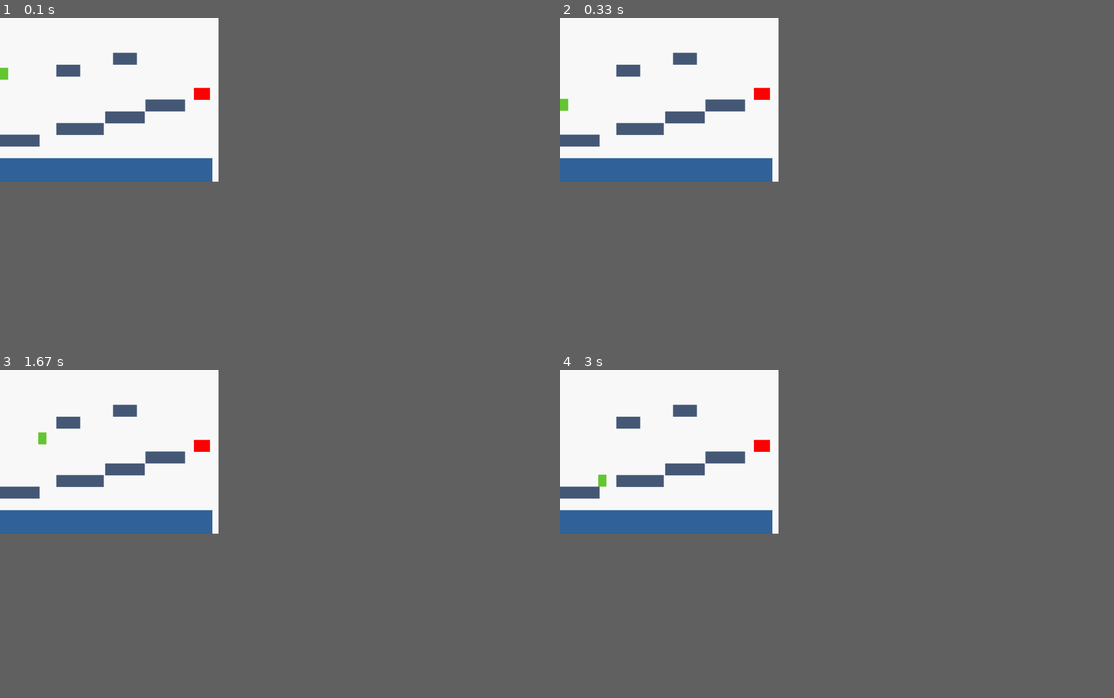
Above: before the commit, frames 1-4 (two rows, left to right).
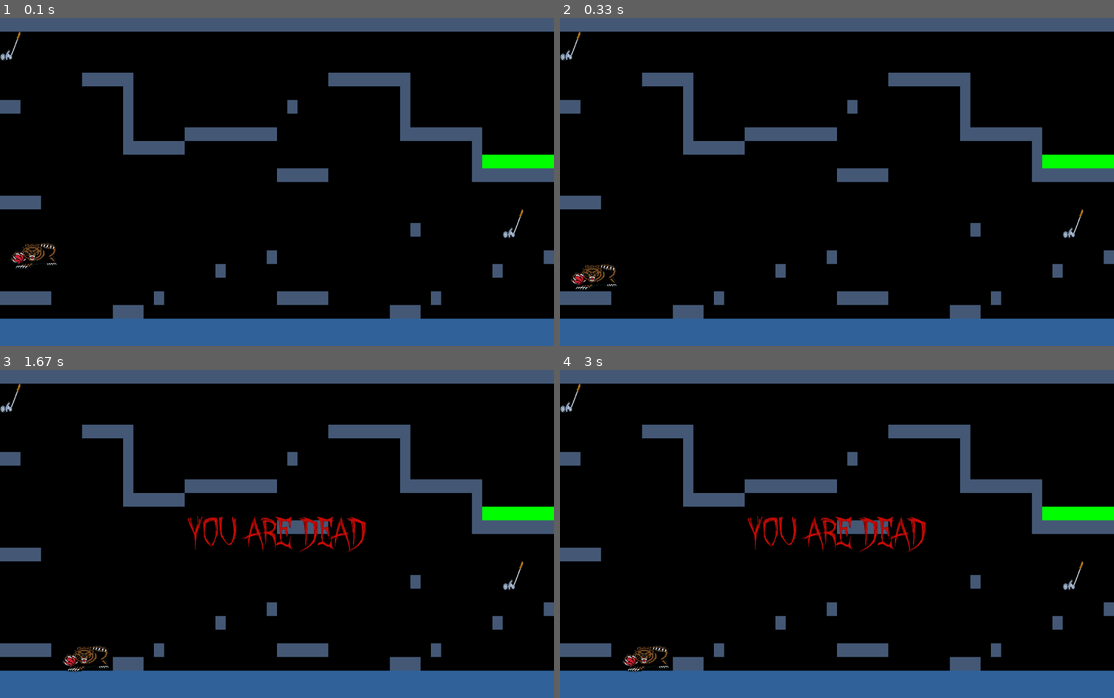
Above: after the commit, the same moments.

Repository: josephbirkner/planet-of-the-grizzlies
Game: pygame game, started from planet_of_the_grizzlies/prototype.py
The game is run twice, just before and just after one commit, with the same random seed, the same clock (stepped at 60 frames per second) and the same inputs.
Inputs:
- Up to frame 1 (0.1 s): no input
- Up to frame 2 (0.33 s): no input
- Up to frame 3 (1.67 s): tap Space at 0.33, 0.73, 1.03, 1.23, 1.53 s; hold E 0.67-1.13 s; hold Right 0.67-1.13 s; hold Right 1.17-1.63 s
- Up to frame 4 (3 s): no input
In our replay, the window is 355x266 before the commit and 900x533 after it. These sizes can differ from the game's own. Grey fills any space a smaller window leaves; there, only what the larger window draws over its background counts as a difference.

The runs differ from the first frame. In frame 1, 37% of the frame differs, in the area x 0-100%, y 0-100%; in frame 2, 37%; in frame 3, 38%; in frame 4, 38%.

Commit message:
Worked on PotG prototype

Diff:
--- a/planet_of_the_grizzlies/planet_of_the_grizzlies.txt
+++ b/planet_of_the_grizzlies/planet_of_the_grizzlies.txt
@@ -19,3 +19,24 @@
 Die Betätigung eines versteckten Schalters öffnet eine Tür
 Eine zu lösende Abfolge von Aktionen lässt eine Truhe sich öffnen
 Öffnung einer Tür, während der andere Spieler einen Hebel betätigt
+
+
+Overarching Story: The Humans attack the Grizzlies. Defend.
+-----------------------------------------------------------
+Per-Level Settings: Planet, Human Camp, Space
+-> Different physical properties, combat demands
+   - Gravity (No gravity in space)
+   - Stealth
+   - Interaction (Intensity of RPG Elements)
+   - Combat styles (Hand-to-hand, Long range)
+-----------------------------------------------------------
+Cooperative Motivation:
+-> Combat
+-> Character specialization (Wise, Angry, Smart)
+   - Translates to physical properties (Health, Stealth, Stamina, Strength)
+-> Puzzle Solving
+-----------------------------------------------------------
+High frequency rewards:
+-> Enemies react satisfyingly to your success (swear at you etc.)
+-> Your character makes occasional victory dances
+-> You can consume honeypots to add temporary strength
--- a/planet_of_the_grizzlies/prototype.py
+++ b/planet_of_the_grizzlies/prototype.py
@@ -9,10 +9,12 @@
 
     rect = pygame.Rect(0, 0, 0, 0)
     color = pygame.Color(0, 0, 0)
-
-    def __init__(self, rct, col):
+    world = None
+
+    def __init__(self, rct, world, col=pygame.Color(255, 0, 0)):
         self.rect = rct
         self.color = col
+        self.world = world
 
     def type(self):
         return "_"
@@ -26,10 +28,14 @@
         )
 
         if player.velocity[1] > 0 and player.velocity[1]+diff[0] >= 0:
-            player.onground = True
+            if self.world.gravity > 0:
+                player.onground = True
             player.velocity[1] = 0
             player.rect = player.rect.move(0, diff[0])
         elif player.velocity[1] < 0 and player.velocity[1]+diff[1] <= 0:
+            if self.world.gravity < 0:
+                player.onground = True
+            player.onground = True
             player.rect = player.rect.move(0, diff[1])
             player.velocity[1] = 0
 
@@ -50,8 +56,8 @@
 
 class Water(Block):
 
-    def __init__(self, rct):
-        super(Water, self).__init__(rct, pygame.Color(50, 100, 155))
+    def __init__(self, rct, world):
+        super(Water, self).__init__(rct, world, pygame.Color(50, 100, 155))
 
     def collision(self, player):
         player.kill()
@@ -62,8 +68,8 @@
 
 class TargetBlock(Block):
 
-    def __init__(self, rct):
-        super(TargetBlock, self).__init__(rct, pygame.Color(255, 0, 0))
+    def __init__(self, rct, world):
+        super(TargetBlock, self).__init__(rct, world, pygame.Color(0, 255, 0))
 
     def collision(self, player):
         player.win()
@@ -72,17 +78,56 @@
         return "T"
 
 
+class Lever(Block):
+
+    activated = False
+    sprite_on = None
+    sprite_off = None
+    size = (60, 85)
+
+    def __init__(self, rct, world):
+        rct = pygame.Rect(rct.left, rct.top, self.size[0], self.size[1])
+        super(Lever, self).__init__(rct, world)
+
+        self.sprite_off = pygame.image.load("lever.png").convert_alpha()
+        self.sprite_off = pygame.transform.scale(self.sprite_off, self.size)
+        self.sprite_on = pygame.image.load("lever2.png").convert_alpha()
+        self.sprite_on = pygame.transform.scale(self.sprite_on, self.size)
+
+    def collision(self, player):
+        if player.using:
+            player.using = False
+            self.activated = not self.activated
+            player.jump_strength = -player.jump_strength
+            world.gravity = -world.gravity
+
+    def draw(self, surf):
+        if self.activated:
+            screen.blit(self.sprite_on, (self.rect.left, self.rect.top))
+        else:
+            screen.blit(self.sprite_off, (self.rect.left, self.rect.top))
+
+    def type(self):
+        return "L"
+
+
 class Player():
+    size = (140, 84)
     rect = pygame.Rect(0, 0, 0, 0)
     color = pygame.Color(100, 200, 50)
+    sprite = None
     status = 0
     velocity = [0, 0]
-    jump_strength = -17
-    speed = 2
+    jump_strength = -19
+    speed = 4.5
     onground = False
+    using = False
 
     def __init__(self, rct):
-        self.rect = rct
+        size = (140, 84)
+        self.rect = pygame.Rect(rct.left, rct.top, self.size[0], self.size[1])
+        self.sprite = pygame.image.load("grizzlie.png").convert_alpha()
+        self.sprite = pygame.transform.scale(self.sprite, self.size)
 
     def check_collision(self, block):
         if self.rect.colliderect(block.rect):
@@ -100,7 +145,7 @@
     def killed(self):
         return self.status == -1
 
-    def update(self, gravity, jump, left, right):
+    def update(self, gravity, jump, left, right, use):
 
         self.velocity[1] += gravity
         if jump and self.onground:
@@ -112,21 +157,25 @@
             self.velocity[0] = self.speed
         if not left and not right:
             self.velocity[0] = 0
+        self.using = use
         self.rect = self.rect.move(self.velocity[0], self.velocity[1])
 
     def draw(self, surf):
-        pygame.draw.rect(surf, self.color, self.rect)
+        #pygame.draw.rect(surf, self.color, self.rect)
+        screen.blit(self.sprite, (self.rect.left, self.rect.top));
 
 
 class World:
     player = None
     blocks = []
-    gravity = 0.5
-
-    def __init__(self, level, width, height):
-        block_width = width/len(level[0])
-        block_height = height/len(level)
+    gravity = .8
+    width = 0
+    height = 0
+
+    def __init__(self, level, block_width, block_height):
         pos = [0, 0]
+        self.width = len(level[0])
+        self.height = len(level)
         for line in level:
             pos[0] = 0
             last = None
@@ -135,23 +184,28 @@
                     last.rect = pygame.Rect(last.rect.x, last.rect.y, last.rect.width+block_width, last.rect.height)
                 else:
                     if block == "_":
-                        self.blocks.append(Block(pygame.Rect(pos[0], pos[1], block_width+1, block_height+1), pygame.Color(70, 90, 120)))
+                        self.blocks.append(Block(pygame.Rect(pos[0], pos[1], block_width, block_height), self, pygame.Color(70, 90, 120)))
                         last = self.blocks[-1]
                     elif block == "T":
-                        self.blocks.append(TargetBlock(pygame.Rect(pos[0], pos[1], block_width+1, block_height+1)))
+                        self.blocks.append(TargetBlock(pygame.Rect(pos[0], pos[1], block_width, block_height), self))
                         last = self.blocks[-1]
                     elif block == "W":
-                        self.blocks.append(Water(pygame.Rect(pos[0], pos[1], block_width+1, block_height+1)))
+                        self.blocks.append(Water(pygame.Rect(pos[0], pos[1], block_width, block_height), self))
+                        last = self.blocks[-1]
+                    elif block == "L":
+                        self.blocks.append(Lever(pygame.Rect(pos[0], pos[1], block_width, block_height), self))
                         last = self.blocks[-1]
                     elif block == "P":
-                        self.player = Player(pygame.Rect(pos[0], pos[1], block_width+1, block_height+1))
+                        self.player = Player(pygame.Rect(pos[0], pos[1], block_width, block_height))
+                        last = None
+                    else:
                         last = None
 
                 pos[0] += block_width
             pos[1] += block_height
 
-    def update(self, jump, left, right):
-        self.player.update(self.gravity, jump, left, right)
+    def update(self, jump, left, right, use):
+        self.player.update(self.gravity, jump, left, right, use)
         for block in self.blocks:
             self.player.check_collision(block)
 
@@ -160,48 +214,69 @@
             block.draw(surf)
         self.player.draw(surf)
 
+def draw_centered(target, image):
+    offx = target.get_width()/2 - image.get_width()/2
+    offy = target.get_height()/2 - image.get_height() / 2
+    target.blit(image, (offx, offy))
 
 # ------------------------ Implementation ------------------------
 
 pygame.init()
 
-window = pygame.display.set_mode((640, 480))
+level = [
+    "______________________________________________________",
+    "L                                                     ",
+    "                                                      ",
+    "                                                      ",
+    "        _____                   ________              ",
+    "            _                          _              ",
+    "__          _               _          _              ",
+    "            _                          _              ",
+    "            _     _________            ________       ",
+    "            ______                            _       ",
+    "                                              _TTTTTTT",
+    "                           _____              ________",
+    "                                                      ",
+    "____                                                  ",
+    "                                                 L    ",
+    "                                        _             ",
+    " P                                                    ",
+    "                          _                          _",
+    "                     _                          _     ",
+    "                                                      ",
+    "_____          _           _____          _           ",
+    "           ___                        ___             ",
+    "WWWWWWWWWWWWWWWWWWWWWWWWWWWWWWWWWWWWWWWWWWWWWWWWWWWWWW",
+    "WWWWWWWWWWWWWWWWWWWWWWWWWWWWWWWWWWWWWWWWWWWWWWWWWWWWWW"
+]
+block_size = (30, 40)
+
+window = pygame.display.set_mode((len(level[0])*block_size[0], len(level)*block_size[1]))
 screen = pygame.display.get_surface()
 pygame.display.set_caption("pyrats")
 
 # Fill background
 background = pygame.Surface(screen.get_size())
 background = background.convert()
-background.fill((250, 250, 250))
-
+background.fill((0, 0, 0))
+
+world = World(level, block_size[0], block_size[1])
+win_banner = pygame.image.load("win.png").convert_alpha()
+l00se_banner = pygame.image.load("dead.png").convert_alpha()
+
+game_ended = False
 heartbeat = pygame.time.Clock()
-world = World(
-    [
-        "                           ",
-        "                           ",
-        "                           ",
-        "              ___          ",
-        "P      ___                 ",
-        "                           ",
-        "                        TT ",
-        "                  _____    ",
-        "             _____         ",
-        "       ______              ",
-        "_____                      ",
-        "                           ",
-        "WWWWWWWWWWWWWWWWWWWWWWWWWWW",
-        "WWWWWWWWWWWWWWWWWWWWWWWWWWW"
-    ],
-    640,
-    480
-)
-
-game_ended = False
-
-while world.player.status == 0:
+
+while not game_ended:
+    use = False
     for event in pygame.event.get():
         if event.type == pygame.QUIT:
             game_ended = True
+        elif event.type == pygame.KEYDOWN:
+            if event.key == pygame.K_e:
+                use = True
+            elif event.key == pygame.K_ESCAPE:
+                game_ended = True
 
     pressed = pygame.key.get_pressed()
     left = pressed[pygame.K_LEFT] != 0
@@ -209,8 +284,17 @@
     jump = pressed[pygame.K_SPACE] != 0
 
     screen.blit(background, (0, 0))
-    world.update(jump, left, right)
+
+    if world.player.status == 0:
+        world.update(jump, left, right, use)
+
     world.draw(screen)
+
+    if world.player.status < 0:
+        draw_centered(screen, l00se_banner)
+    elif world.player.status > 0:
+        draw_centered(screen, win_banner)
+
     pygame.display.update()
     heartbeat.tick(60)
 
--- a/vier_gewinnt/vier_gewinnt_pygame.py
+++ b/vier_gewinnt/vier_gewinnt_pygame.py
@@ -3,7 +3,7 @@
 import pygame
 
 board = []
-board_width = 6
+board_width = 7
 board_height = 6
 min_connected_for_win = 4
 current_player = 0
@@ -18,9 +18,7 @@
     cell_width = int(width/board_width)
     cell_height = int(height/board_height)
     y = 0
-    # die folgenden zeilen
     for line in board:
-        # join fügt das zwischen den elementen ein
         x = 0
         for cell in line:
             color = colors[0]
Binary file added: planet_of_the_grizzlies/dead.jpg
Binary file added: planet_of_the_grizzlies/dead.png
Binary file added: planet_of_the_grizzlies/grizzlie.png
Binary file added: planet_of_the_grizzlies/lever.jpg
Binary file added: planet_of_the_grizzlies/lever.png
Binary file added: planet_of_the_grizzlies/lever2.png
Binary file added: planet_of_the_grizzlies/win.jpg
Binary file added: planet_of_the_grizzlies/win.png
